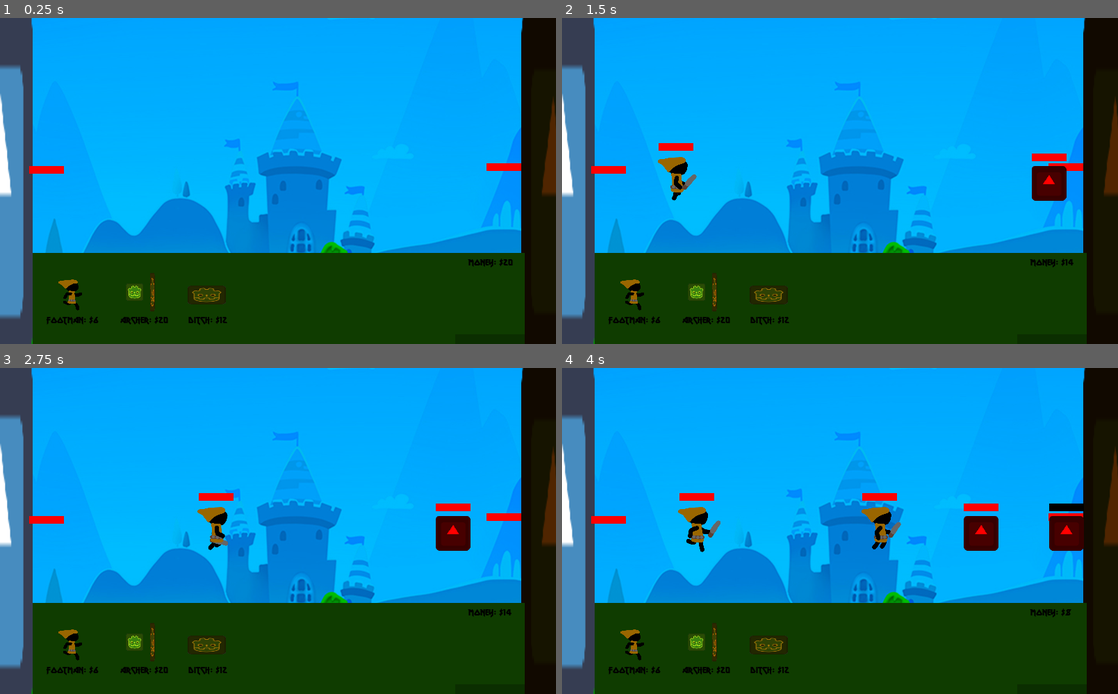
Above: before the commit, frames 1-4 (two rows, left to right).
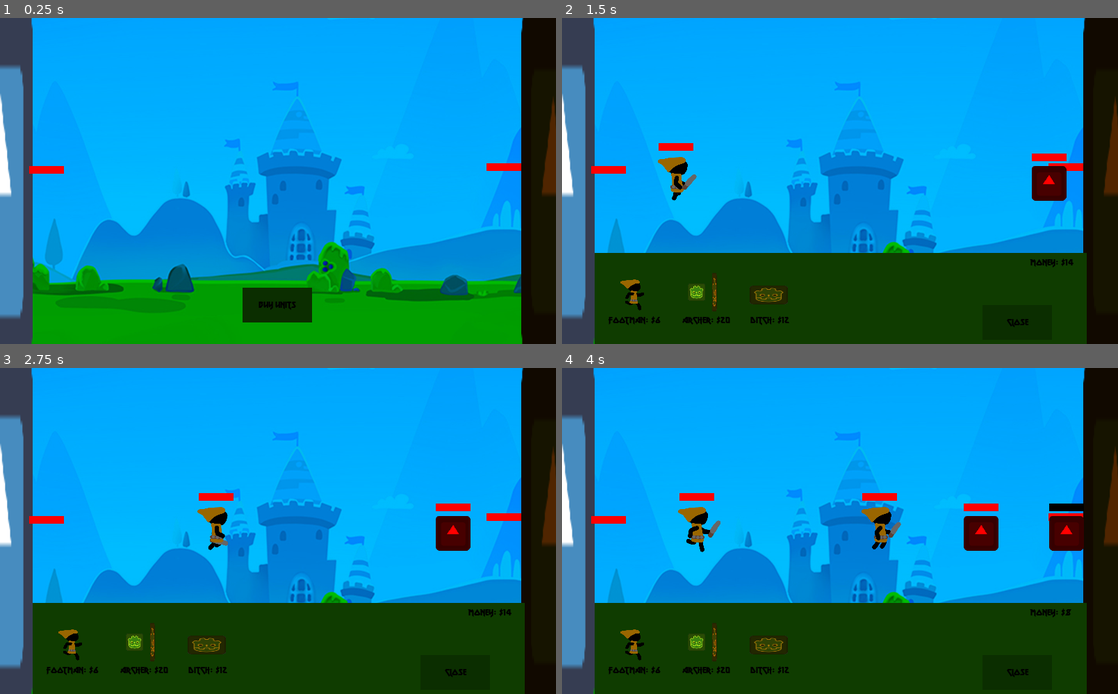
Above: after the commit, the same moments.

Repository: Blackout4344/Castle-Defense
Game: Godot game, scene res://Scenes/Main.tscn
The game is run twice, just before and just after one commit, with the same random seed, the same clock (stepped at 60 frames per second) and the same inputs. The engine's default icon, where the game draws it, is replaced by a stand-in: a white triangle on a blue panel in a dark square.
Inputs (mouse positions are in pixels of both pictures, inside the frame that each line leads up to):
- Up to frame 1 (0.25 s): no input
- Up to frame 2 (1.5 s): click "Buy Units" at 0.5 s; click "Footman: $6" at 1.25 s
- Up to frame 3 (2.75 s): click "Archer: $20" at 2 s
- Up to frame 4 (4 s): click (840, 654) at 2.75 s, where only the run before the commit has a clickable "Buy Units"; click "Footman: $6" at 3.5 s

The runs differ from the first frame. In frame 1, 23% of the frame differs, in the area x 5-95%, y 72-100%; in frame 2, less than 0.1%; in frame 3, less than 0.1%; in frame 4, less than 0.1%.

Commit message:
Mac

Diff:
--- a/CastleDefense/Scenes/PlayerBase.tscn
+++ b/CastleDefense/Scenes/PlayerBase.tscn
@@ -83,17 +83,18 @@
 text = "Buy Units"
 
 [node name="Units" type="Panel" parent="."]
+visible = false
 margin_left = 60.0
 margin_top = 128.0
 margin_right = 967.0
-margin_bottom = 342.0
+margin_bottom = 344.0
 custom_styles/panel = SubResource( 1 )
 
 [node name="HideUnitsShop" type="Button" parent="Units"]
-margin_left = 779.0
-margin_top = 150.0
-margin_right = 907.0
-margin_bottom = 214.0
+margin_left = 715.0
+margin_top = 96.0
+margin_right = 843.0
+margin_bottom = 160.0
 focus_mode = 0
 custom_colors/font_color = Color( 0, 0, 0, 1 )
 custom_colors/font_color_hover = Color( 0, 0, 0, 1 )
